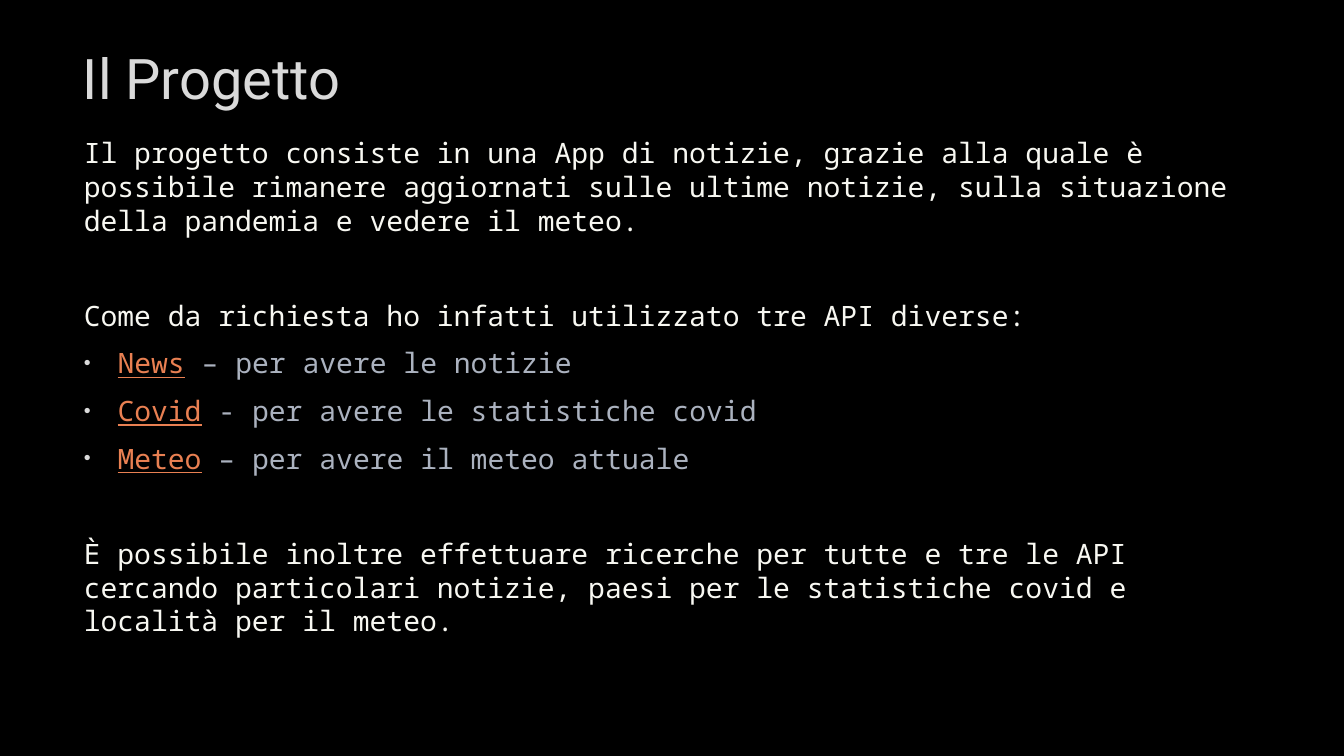
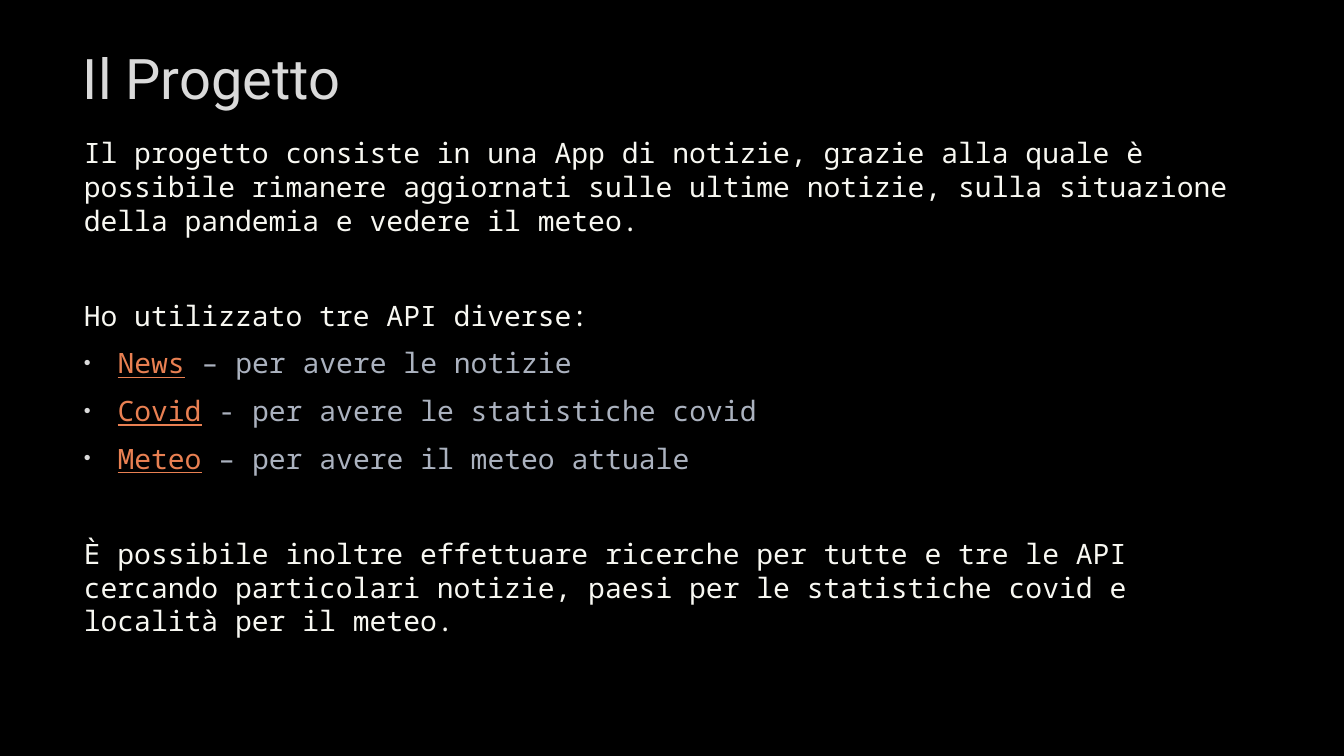
Before and after one commit to mark1yan0/s2i-progetto-finale, a slide deck: slide 2 of Progetto-Finale-Front-End-Markiyan-Kmit.pptx. Drawn at 1344x756 pixels with LibreOffice and Linux fonts; fonts in the diff are those of the drawing; background and template pictures are left out. Boxes give left, top, right and bottom in pixels: in the first picture for what was removed or moved away, otherwise in the second. Text is boxed around its words. In the diff, an @@ line names an element or a change of style, - is before the commit and + after.

```diff
--- a/Progetto-Finale-Front-End-Markiyan-Kmit.pptx
+++ b/Progetto-Finale-Front-End-Markiyan-Kmit.pptx
@@ text at [84,304,589,327]: text changed @@
-Come da richiesta ho infatti utilizzato tre API diverse:
+Ho utilizzato tre API diverse:
```
Also in this commit, not shown: 1 other slide changed, 12 other files.
